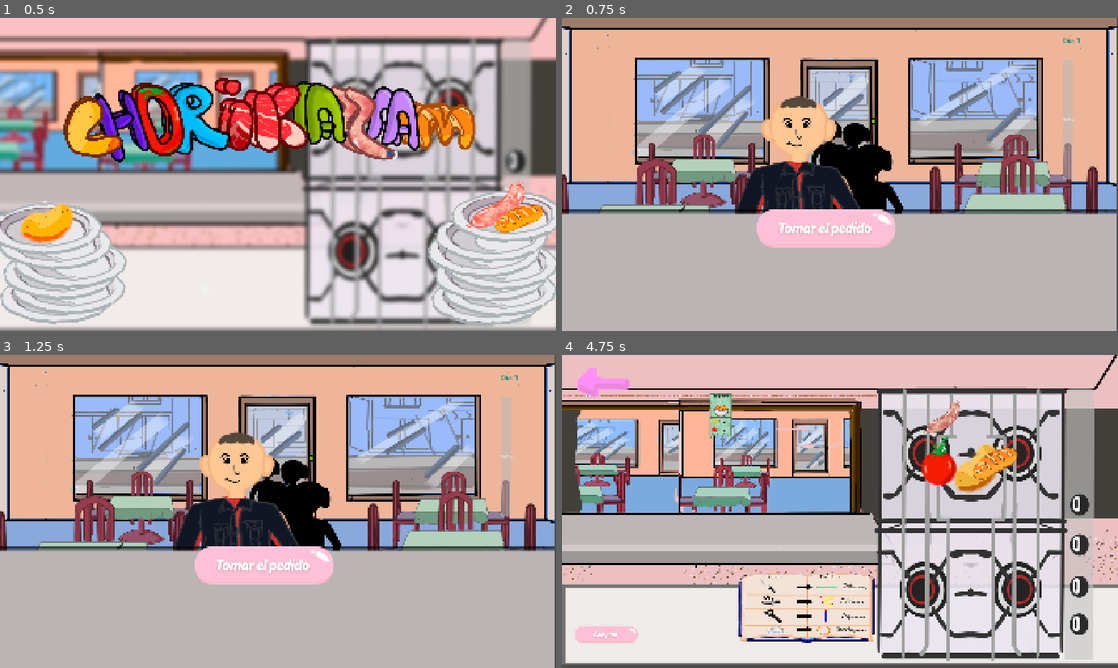
Above: before the commit, frames 1-4 (two rows, left to right).
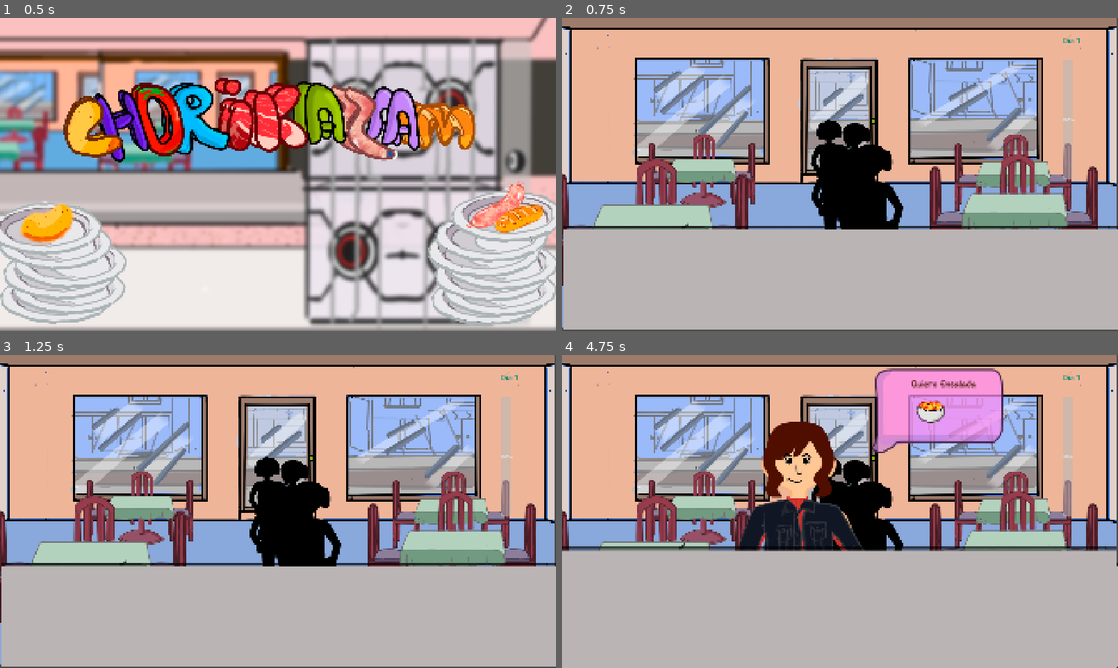
Above: after the commit, the same moments.

Repository: KimHana1/chorikazam
Game: Godot game, scene res://Escenas/control.tscn
Same seed, same stepped clock (60 frames per second), same inputs: the game is played once before the commit and once after it.
Inputs (mouse positions are in pixels of both pictures, inside the frame that each line leads up to):
- Up to frame 1 (0.5 s): no input
- Up to frame 2 (0.75 s): click (834, 121) at 0.5 s
- Up to frame 3 (1.25 s): no input
- Up to frame 4 (4.75 s): click (828, 583) at 1.27 s; click (828, 589) at 2.02 s; click (606, 642) at 2.77 s; click (890, 630) at 3.52 s; click (617, 392) at 4.27 s

Frame 1 is identical in both runs. In frame 2, 12% of the frame differs, in the area x 0-100%, y 24-100%; in frame 3, 12%; in frame 4, 97%, in the area x 0-100%, y 0-100%.

Commit message:
arreglo de clientes, ahora conecto con inventario y despues le cambiare las skins

Diff:
--- a/Escenas/cliente.tscn
+++ b/Escenas/cliente.tscn
@@ -14,23 +14,24 @@
 font_size = 35
 font_color = Color(0.39540777, 0.19101903, 0.16719764, 1)
 
-[sub_resource type="Theme" id="Theme_5jc13"]
-
-[sub_resource type="Theme" id="Theme_dffsu"]
-default_base_scale = 0.48
-
 [sub_resource type="LabelSettings" id="LabelSettings_yuvmj"]
 font_size = 26
 font_color = Color(1.0107458e-06, 0.5319785, 0.44265088, 1)
+
+[sub_resource type="Theme" id="Theme_dffsu"]
+default_base_scale = 0.48
+
+[sub_resource type="Theme" id="Theme_5jc13"]
 
 [node name="Cliente" type="CharacterBody2D" unique_id=1181098271]
 position = Vector2(314.00003, 481.00003)
 scale = Vector2(0.9999992, 1.0000004)
 script = ExtResource("1_ov8ef")
 metadata/_edit_vertical_guides_ = [201.0]
-metadata/_edit_horizontal_guides_ = [197.0, 397.0, 218.0]
+metadata/_edit_horizontal_guides_ = [197.0, 397.0, 218.0, 646.0]
 
 [node name="Sprite2D" type="Sprite2D" parent="." unique_id=231269263]
+visible = false
 z_index = 1
 position = Vector2(558.3333, 106.66669)
 
@@ -42,16 +43,15 @@
 texture = ExtResource("2_mc5ak")
 metadata/_edit_use_anchors_ = true
 
-[node name="mezon" type="TextureRect" parent="." unique_id=616185621]
-z_index = 2
-offset_left = -321.00024
-offset_top = -2645.9988
-offset_right = 1598.9998
-offset_bottom = -739.33203
-scale = Vector2(1, 1.7333338)
+[node name="Mezon" type="TextureRect" parent="." unique_id=1513824182]
+offset_left = -310.0003
+offset_top = -1863.9995
+offset_right = 1609.9998
+offset_bottom = 593.99976
 texture = ExtResource("3_yuvmj")
 
 [node name="GloboPedido" type="Control" parent="." unique_id=343137024]
+visible = false
 z_index = 20
 layout_mode = 3
 anchors_preset = 0
@@ -94,12 +94,72 @@
 scale = Vector2(0.2, 0.2)
 metadata/_edit_use_anchors_ = true
 
-[node name="ButtonTomarPedido" type="Button" parent="." unique_id=130144349]
-z_index = 2
-offset_left = 263.33334
-offset_top = -36.66667
-offset_right = 409.33334
-offset_bottom = 16.333328
+[node name="mezon" type="TextureRect" parent="GloboPedido" unique_id=616185621]
+z_index = 2
+layout_mode = 0
+offset_left = -297.66696
+offset_top = -2462.6658
+offset_right = 1622.333
+offset_bottom = -555.999
+scale = Vector2(1, 1.7333338)
+texture = ExtResource("3_yuvmj")
+
+[node name="ColorPickerButton" type="ColorPickerButton" parent="." unique_id=897437607]
+offset_left = 145.0
+offset_top = -95.0
+offset_right = 153.0
+offset_bottom = -87.0
+metadata/_edit_use_anchors_ = true
+
+[node name="PlatoPreparado" type="Sprite2D" parent="." unique_id=305827969]
+z_index = 2
+position = Vector2(619.0005, 341.99988)
+
+[node name="CajaRegistradora" type="Sprite2D" parent="." unique_id=1664625237]
+z_index = 2
+position = Vector2(1246.0011, 329.99988)
+
+[node name="CanvasLayer" type="CanvasLayer" parent="." unique_id=1964444807]
+
+[node name="BarraTiempo" type="ProgressBar" parent="CanvasLayer" unique_id=933280775]
+offset_left = 1730.0
+offset_top = 144.0
+offset_right = 1766.0
+offset_bottom = 559.0
+
+[node name="LabelDia" type="Label" parent="CanvasLayer" unique_id=1829077094]
+offset_left = 1728.0
+offset_top = 59.0
+offset_right = 1768.0
+offset_bottom = 82.0
+label_settings = SubResource("LabelSettings_yuvmj")
+
+[node name="ButtonCocinar" type="Button" parent="CanvasLayer" unique_id=1641141922]
+z_index = 3
+anchors_preset = 6
+anchor_left = 1.0
+anchor_top = 0.5
+anchor_right = 1.0
+anchor_bottom = 0.5
+offset_left = -1299.3335
+offset_top = 1.000061
+offset_right = -991.3335
+offset_bottom = 309.00006
+grow_horizontal = 0
+grow_vertical = 2
+scale = Vector2(1.9105723, 1.7755573)
+theme = SubResource("Theme_dffsu")
+theme_override_font_sizes/font_size = 35
+icon = ExtResource("8_yuvmj")
+flat = true
+metadata/_edit_use_anchors_ = true
+
+[node name="ButtonTomarPedido" type="Button" parent="CanvasLayer" unique_id=130144349]
+z_index = 3
+offset_left = 577.3331
+offset_top = 444.33334
+offset_right = 885.3331
+offset_bottom = 752.3334
 scale = Vector2(2.2, 2.2666667)
 theme = SubResource("Theme_5jc13")
 theme_override_colors/font_color = Color(0.0021761383, 0.00023052815, 0, 1)
@@ -110,55 +170,42 @@
 flat = true
 metadata/_edit_use_anchors_ = true
 
-[node name="ButtonCocinar" type="Button" parent="." unique_id=1641141922]
-z_index = 2
-anchors_preset = 6
-anchor_left = 1.0
-anchor_top = 0.5
-anchor_right = 1.0
-anchor_bottom = 0.5
-offset_left = 306.6667
-offset_top = 59.999985
-offset_right = 614.6667
-offset_bottom = 368.0
-grow_horizontal = 0
-grow_vertical = 2
-scale = Vector2(1.9105723, 1.7755573)
-theme = SubResource("Theme_dffsu")
-theme_override_font_sizes/font_size = 35
-icon = ExtResource("8_yuvmj")
-flat = true
-metadata/_edit_use_anchors_ = true
-
-[node name="ColorPickerButton" type="ColorPickerButton" parent="." unique_id=897437607]
-offset_left = 145.0
-offset_top = -95.0
-offset_right = 153.0
-offset_bottom = -87.0
-metadata/_edit_use_anchors_ = true
-
-[node name="PlatoPreparado" type="Sprite2D" parent="." unique_id=305827969]
-z_index = 2
-position = Vector2(619.0005, 341.99988)
-
-[node name="CajaRegistradora" type="Sprite2D" parent="." unique_id=1664625237]
-z_index = 2
-position = Vector2(1246.0011, 329.99988)
-
-[node name="CanvasLayer" type="CanvasLayer" parent="." unique_id=1964444807]
-
-[node name="BarraTiempo" type="ProgressBar" parent="CanvasLayer" unique_id=933280775]
-offset_left = 1730.0
-offset_top = 144.0
-offset_right = 1766.0
-offset_bottom = 559.0
-
-[node name="LabelDia" type="Label" parent="CanvasLayer" unique_id=1829077094]
-offset_left = 1728.0
-offset_top = 59.0
-offset_right = 1768.0
-offset_bottom = 82.0
-label_settings = SubResource("LabelSettings_yuvmj")
-
-[connection signal="pressed" from="ButtonTomarPedido" to="." method="_on_button_tomar_pedido_pressed"]
-[connection signal="pressed" from="ButtonCocinar" to="." method="_on_button_cocinar_pressed"]
+[node name="mezon" type="TextureRect" parent="CanvasLayer/ButtonTomarPedido" unique_id=1330087713]
+z_index = 2
+layout_mode = 0
+offset_left = -297.66696
+offset_top = -2462.6658
+offset_right = 1622.333
+offset_bottom = -555.999
+scale = Vector2(1, 1.7333338)
+texture = ExtResource("3_yuvmj")
+
+[node name="mezon2" type="TextureRect" parent="CanvasLayer/ButtonTomarPedido" unique_id=417845912]
+z_index = 2
+layout_mode = 0
+offset_left = -297.66696
+offset_top = -2462.6658
+offset_right = 1622.333
+offset_bottom = -555.999
+scale = Vector2(1, 1.7333338)
+texture = ExtResource("3_yuvmj")
+
+[node name="FilaClientes" type="Node2D" parent="." unique_id=209731966]
+
+[node name="Pos1" type="Marker2D" parent="FilaClientes" unique_id=304771487]
+position = Vector2(918.0007, 164.99992)
+
+[node name="Pos2" type="Marker2D" parent="FilaClientes" unique_id=35416863]
+position = Vector2(1315.001, 162.99992)
+
+[node name="Pos3" type="Marker2D" parent="FilaClientes" unique_id=2135200453]
+position = Vector2(671.00055, 162.99992)
+
+[node name="Pos4" type="Marker2D" parent="FilaClientes" unique_id=1723458939]
+position = Vector2(-112.000114, 172.99992)
+
+[node name="Pos5" type="Marker2D" parent="FilaClientes" unique_id=79403196]
+position = Vector2(119.00007, 159.99992)
+
+[connection signal="pressed" from="CanvasLayer/ButtonCocinar" to="." method="_on_button_cocinar_pressed"]
+[connection signal="pressed" from="CanvasLayer/ButtonTomarPedido" to="." method="_on_button_tomar_pedido_pressed"]
--- /dev/null
+++ b/Escenas/cliente_fila.tscn
@@ -0,0 +1,59 @@
+[gd_scene format=3 uid="uid://84x0artroy6u"]
+
+[ext_resource type="Texture2D" uid="uid://ci6yql7nnvxn7" path="res://Sprites/Dialogo/burbujaDialogo.png" id="1_aojy0"]
+[ext_resource type="FontFile" uid="uid://dudv2hdvdaykx" path="res://fuente/Vanilla Caramel.otf" id="2_vb7sq"]
+
+[sub_resource type="LabelSettings" id="LabelSettings_i3ft5"]
+font = ExtResource("2_vb7sq")
+font_size = 35
+font_color = Color(0.39540777, 0.19101903, 0.16719764, 1)
+
+[node name="ClienteFila" type="Node2D" unique_id=1375216835]
+
+[node name="Sprite2D" type="Sprite2D" parent="." unique_id=1400360303]
+z_index = 1
+position = Vector2(558.3333, 106.66669)
+
+[node name="GloboPedido" type="Control" parent="." unique_id=1178944812]
+z_index = 20
+layout_mode = 3
+anchors_preset = 0
+offset_left = -23.333334
+offset_top = -183.33333
+offset_right = 16.666666
+offset_bottom = -143.33333
+metadata/_edit_use_anchors_ = true
+
+[node name="FondoGlobo" type="TextureRect" parent="GloboPedido" unique_id=110231716]
+layout_mode = 0
+offset_left = 654.99994
+offset_top = -438.3333
+offset_right = 1356.6666
+offset_bottom = 375.00006
+texture = ExtResource("1_aojy0")
+metadata/_edit_use_anchors_ = true
+
+[node name="LabelPedido" type="Label" parent="GloboPedido" unique_id=606862155]
+layout_mode = 0
+offset_left = 914.99994
+offset_top = -220.0
+offset_right = 955.0
+offset_bottom = -174.0
+label_settings = SubResource("LabelSettings_i3ft5")
+metadata/_edit_use_anchors_ = true
+
+[node name="IconoComida" type="TextureRect" parent="GloboPedido" unique_id=1139692595]
+z_index = -1
+custom_minimum_size = Vector2(0.5, 0.5)
+layout_mode = 1
+anchors_preset = -1
+anchor_left = -0.066647336
+anchor_top = 0.7666683
+anchor_right = -0.066647336
+anchor_bottom = 0.7666683
+offset_left = 934.99994
+offset_top = -193.33333
+offset_right = 939.99994
+offset_bottom = -188.33333
+scale = Vector2(0.2, 0.2)
+metadata/_edit_use_anchors_ = true
--- a/Script/cliente.gd
+++ b/Script/cliente.gd
@@ -5,23 +5,35 @@
 const ESTADO_MEDIO = "medio"
 const ESTADO_ENOJADO = "enojado"
 
-#@onready var boton_ticket = $GloboPedido/ButtonTicket
 @onready var plato_preparado = $PlatoPreparado
 @onready var caja_registradora = $CajaRegistradora
 @onready var sprite = $Sprite2D
-@onready var boton_tomar_pedido = $ButtonTomarPedido
-@onready var boton_cocinar = $ButtonCocinar
-
+
+@onready var inventario = $CanvasLayer/"UI Inventario Global"
+
+@onready var boton_tomar_pedido = $CanvasLayer/ButtonTomarPedido
+@onready var boton_cocinar = $CanvasLayer/ButtonCocinar
 @onready var globo_pedido = $GloboPedido
-@onready var label_globo = $GloboPedido/LabelPedido
+@onready var label_globo =$GloboPedido/LabelPedido
 @onready var icono_comida = $GloboPedido/IconoComida
+
 @onready var barra_tiempo = $CanvasLayer/BarraTiempo
 @onready var label_dia = $CanvasLayer/LabelDia
 
+@onready var pos_mostrador = $FilaClientes/Pos1
+@onready var posiciones_espera = [
+	$FilaClientes/Pos2,
+	$FilaClientes/Pos3,
+	$FilaClientes/Pos4,
+	$FilaClientes/Pos5
+]
+var escena_cliente_fila = preload("res://Escenas/cliente_fila.tscn")
+var fila_visual = []
+var timer_spawn: float = 0.0
+var atendiendo: bool = false
 
 var dia_finalizado := false
 var cocina_scene = preload("res://Escenas/cocina.tscn")
-
 var id_pedido_actual: int = -1
 var cliente_actual_tipo = ""
 var tween_idle
@@ -70,38 +82,31 @@
 func _ready():
 	randomize()
 	ocultar_toda_la_ui()
+	sprite.visible = false
 	iniciar_idle_cliente()
 
 	if GameManager.tiempo_restante <= 0 or GameManager.clientes_restantes <= 0:
 		GameManager.iniciar_dia()
 
 	if PedidoManager.pedido_completado:
+		atendiendo = true
+		sprite.visible = true
 		mostrar_resultado_cliente()
 	else:
-		flujo_nuevo_cliente()
+		atendiendo = false
 
 func ocultar_toda_la_ui():
-	plato_preparado.visible = false
-	caja_registradora.visible = false
-	globo_pedido.visible = false
-	boton_cocinar.visible = false
+	if plato_preparado: plato_preparado.visible = false
+	if caja_registradora: caja_registradora.visible = false
+	if globo_pedido: globo_pedido.visible = false
+	if boton_cocinar: boton_cocinar.visible = false
+	if boton_tomar_pedido: boton_tomar_pedido.visible = false
 
 func cambiar_sprite_cliente(estado: String):
-	print("Cliente actual:", cliente_actual_tipo)
-	print("Estado:", estado)
-
 	if clientes.has(cliente_actual_tipo):
-		print("Existe cliente")
-
 		if clientes[cliente_actual_tipo].has(estado):
-			print("Existe textura")
-
 			sprite.modulate = Color.WHITE
 			sprite.texture = clientes[cliente_actual_tipo][estado]
-		else:
-			print("NO existe estado")
-	else:
-		print("NO existe cliente")
 
 func iniciar_idle_cliente():
 	if tween_idle: tween_idle.kill()
@@ -110,99 +115,132 @@
 	tween_idle.tween_property(sprite, "position:y", y_original - 5, 0.8)
 	tween_idle.tween_property(sprite, "position:y", y_original, 0.8)
 
+func _process(delta):
+	GameManager.tiempo_restante -= delta
+	if GameManager.tiempo_restante < 0: GameManager.tiempo_restante = 0
+	if barra_tiempo:
+		barra_tiempo.max_value = GameManager.duracion_dia
+		barra_tiempo.value = GameManager.tiempo_restante
+	if label_dia:
+		label_dia.text = "Día " + str(GameManager.dia_actual)
+	if GameManager.tiempo_restante <= 0: finalizar_dia()
+
+	if fila_visual.size() < posiciones_espera.size() and not dia_finalizado:
+		timer_spawn += delta
+		if timer_spawn >= 2.5:
+			timer_spawn = 0.0
+			spawnear_en_fila()
+
+func spawnear_en_fila():
+	var nuevo_cliente = escena_cliente_fila.instantiate()
+	add_child(nuevo_cliente)
+
+	var tipos = ["hombre", "mujer"]
+	var tipo_elegido = tipos[randi() % tipos.size()]
+
+	var nodo_sprite = nuevo_cliente.get_node_or_null("Sprite2D")
+	if nodo_sprite:
+		nodo_sprite.texture = clientes[tipo_elegido][ESTADO_PRINCIPAL]
+		var tween_espera = create_tween().set_loops().set_trans(Tween.TRANS_SINE).set_ease(Tween.EASE_IN_OUT)
+		tween_espera.tween_property(nodo_sprite, "position:y", nodo_sprite.position.y - 5, 0.8)
+		tween_espera.tween_property(nodo_sprite, "position:y", nodo_sprite.position.y, 0.8)
+
+	var nodo_globo = nuevo_cliente.get_node_or_null("GloboPedido")
+	if nodo_globo: nodo_globo.visible = false
+
+	nuevo_cliente.z_index = 5
+	var indice = fila_visual.size()
+	nuevo_cliente.global_position = posiciones_espera[indice].global_position
+	fila_visual.append({"nodo": nuevo_cliente, "tipo": tipo_elegido})
+
+	if not atendiendo:
+		llamar_al_siguiente()
+
+func llamar_al_siguiente():
+	if fila_visual.is_empty() or atendiendo:
+		return
+
+	atendiendo = true
+	var primer_cliente = fila_visual.pop_front()
+	var nodo_dummy = primer_cliente["nodo"]
+	cliente_actual_tipo = primer_cliente["tipo"]
+
+	var tween = create_tween()
+	tween.tween_property(nodo_dummy, "global_position", pos_mostrador.global_position, 0.5)
+	avanzar_fila()
+	await tween.finished
+
+	nodo_dummy.queue_free()
+	sprite.visible = true
+	flujo_nuevo_cliente()
+
+func avanzar_fila():
+	for i in range(fila_visual.size()):
+		var datos = fila_visual[i]
+		var nodo = datos["nodo"]
+		var nueva_pos = posiciones_espera[i].global_position
+		var tween = create_tween()
+		tween.tween_property(nodo, "global_position", nueva_pos, 0.5)
+
 func flujo_nuevo_cliente():
 	if GameManager.clientes_restantes <= 0: return
 	GameManager.clientes_restantes -= 1
 	ocultar_toda_la_ui()
 
-	var lista_tipos = clientes.keys()
-	cliente_actual_tipo = lista_tipos[randi() % lista_tipos.size()]
 	PedidoManager.cliente_actual_tipo = cliente_actual_tipo
 	cambiar_sprite_cliente(ESTADO_PRINCIPAL)
-
 
 	var receta_random = pedidos[randi() % pedidos.size()]
 	var nuevo_pedido = PedidoManager.registrar_nuevo_pedido(receta_random, clientes[cliente_actual_tipo]["color"])
 	id_pedido_actual = nuevo_pedido["id"]
 
-	boton_tomar_pedido.visible = true
+	if boton_tomar_pedido:
+		boton_tomar_pedido.visible = true
+
+func _on_button_tomar_pedido_pressed() -> void:
+	boton_tomar_pedido.visible = false
+
+	mostrar_globo_pedido()
+
+	label_globo.text = "Quiero " + PedidoManager.obtener_pedido_por_id(id_pedido_actual)["nombre"]
+
+	await get_tree().create_timer(1.0).timeout
+
+	boton_cocinar.visible = true
 
 func mostrar_globo_pedido():
 	var pedido = PedidoManager.obtener_pedido_por_id(id_pedido_actual)
 	if not pedido: return
 
-	globo_pedido.visible = true
-	label_globo.text = "Quiero " + pedido["nombre"]
-
-	if comidas_cocinadas.has(pedido["nombre"]):
+	if globo_pedido: globo_pedido.visible = true
+	if label_globo: label_globo.text = "Quiero " + pedido["nombre"]
+	if icono_comida and comidas_cocinadas.has(pedido["nombre"]):
 		icono_comida.texture = comidas_cocinadas[pedido["nombre"]]
 
-func abrir_ticket():
+func _on_button_cocinar_pressed():
+	if id_pedido_actual == -1: return
 	var pedido = PedidoManager.obtener_pedido_por_id(id_pedido_actual)
-
-	if pedido == null:
-		return
-
-	var ticket = preload("res://Escenas/ticket.tscn").instantiate()
-
-	get_tree().current_scene.add_child(ticket)
-
-	if ticket.has_method("cargar_ticket"):
-		ticket.cargar_ticket(pedido)
-
-func _on_button_tomar_pedido_pressed():
-	boton_tomar_pedido.visible = false
-	mostrar_globo_pedido()
-	boton_cocinar.visible = true
-
-func _on_button_cocinar_pressed():
-
-	if id_pedido_actual == -1:
-		return
-
-	var pedido = PedidoManager.obtener_pedido_por_id(id_pedido_actual)
-
-	if pedido == null:
-		print("No encontré el pedido")
-		return
-
+	if pedido == null: return
 	PedidoManager.pedido_actual = pedido
-
-	print("Pedido enviado a cocina:")
-	print(PedidoManager.pedido_actual)
-
 	get_tree().change_scene_to_packed(cocina_scene)
 
 func mostrar_resultado_cliente():
 	ocultar_toda_la_ui()
-
 	cliente_actual_tipo = PedidoManager.cliente_actual_tipo
-
 	var resultado = PedidoManager.resultado_cliente
-
 	cambiar_sprite_cliente(resultado)
-
-	caja_registradora.visible = true
+	if caja_registradora: caja_registradora.visible = true
 
 	await get_tree().create_timer(1.5).timeout
 
-	flujo_nuevo_cliente()
-
-func _process(delta):
-	GameManager.tiempo_restante -= delta
-	if GameManager.tiempo_restante < 0: GameManager.tiempo_restante = 0
-	barra_tiempo.max_value = GameManager.duracion_dia
-	barra_tiempo.value = GameManager.tiempo_restante
-	label_dia.text = "Día " + str(GameManager.dia_actual)
-	if GameManager.tiempo_restante <= 0: finalizar_dia()
+	sprite.visible = false
+	if caja_registradora: caja_registradora.visible = false
+	atendiendo = false
+	PedidoManager.pedido_completado = false
+	llamar_al_siguiente()
 
 func finalizar_dia():
 	if dia_finalizado: return
 	dia_finalizado = true
 	GameManager.siguiente_dia()
 	get_tree().reload_current_scene()
-
-func mostrar_resultado_cliiente():
-	print("ENTRO A mostrar_resultado_cliente")
-	print("resultado =", PedidoManager.resultado_cliente)
-	print("cliente_actual_tipo =", cliente_actual_tipo)
--- a/Script/cocina.gd
+++ b/Script/cocina.gd
@@ -11,6 +11,11 @@
 @onready var paciencia_cliente = $VisorTicketGrande/PacienciaCliente
 @onready var identificador_color = $VisorTicketGrande/IdentificadorColor
 
+# --- NUEVO: CONEXIÓN AL INVENTARIO ---
+# Arrastrá tu nodo del inventario acá con Ctrl apretado para la ruta exacta:
+@onready var inventario = $"UI Inventario Global"
+# -------------------------------------
+
 var ticket_scene = preload("res://Escenas/ticket.tscn")
 
 var ingredientes_en_plato := []
@@ -35,6 +40,12 @@
 	pasos_completados.clear()
 	ingredientes_en_plato.clear()
 	listo_para_entregar = false
+
+	# --- NUEVO: Actualizamos los números de la grilla al entrar a la cocina ---
+	if inventario:
+		inventario.visible = true
+		inventario.actualizar_inventario()
+	# --------------------------------------------------------------------------
 
 	if visor_grande:
 		visor_grande.visible = false
@@ -95,7 +106,6 @@
 		if child.is_in_group("tickets_instanciados"):
 			child.queue_free()
 
-	# ¡Acá está la corrección! Le devolvimos la "s" al nombre del nodo
 	var nodo_posiciones = soga_nodo.get_node_or_null("PosicionesTickets")
 	if not nodo_posiciones:
 		print("ERROR CRÍTICO: No se encontró el nodo 'PosicionesTickets' dentro de 'soga'.")
@@ -135,7 +145,7 @@
 
 func _on_ticket_seleccionado(datos_pedido):
 
-	print("🎯 ¡La cocina recibió la señal del ticket! Datos: ", datos_pedido)
+	print("¡La cocina recibió la señal del ticket! Datos: ", datos_pedido)
 
 	if visor_grande == null:
 		return
@@ -197,6 +207,11 @@
 	for ingrediente in pedido["ingredientes"].keys():
 		var nombre = ingrediente.to_lower()
 		Global.quitar_ingrediente(nombre, 1)
+
+
+	if inventario:
+		inventario.actualizar_inventario()
+
 
 func verificar_ingrediente(nombre_ingrediente: String, paso: String):
 	nombre_ingrediente = nombre_ingrediente.to_lower()
